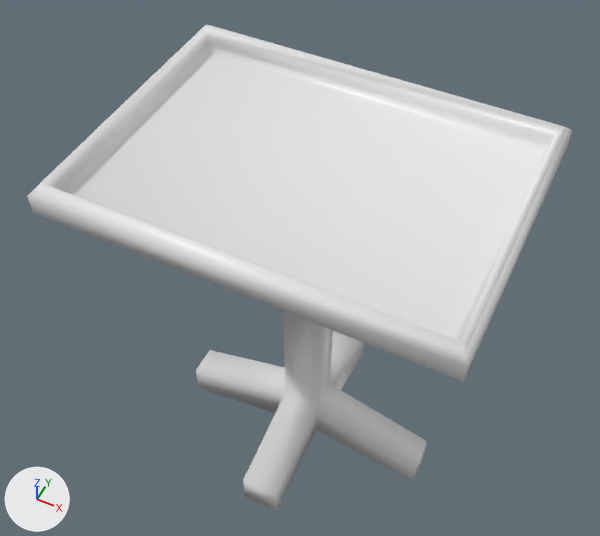
A saved change to the Blender file Assets/Models/Tray.blend.
Rendered twice from a 50 mm lens placed at (2.25, -4.7, 4.65), pointed at (-0.23, 0.26, -1.56). Every picture has the same lights, and +X, +Y and +Z are marked at lower left.
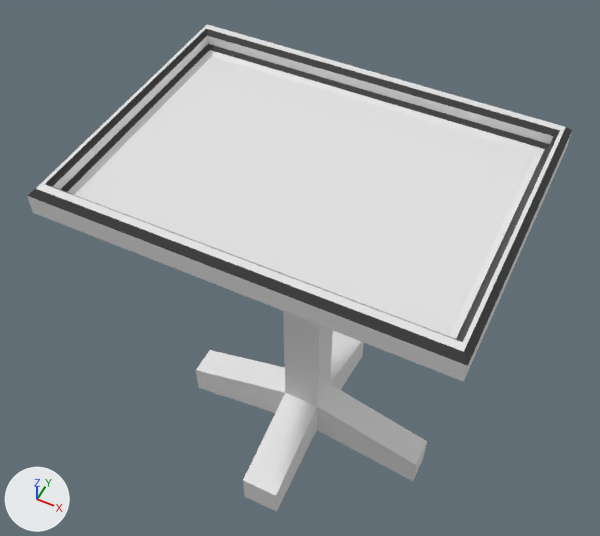
Location of each change, [x1, y1, x2, y2] in pixels of the pictures (600 x 536 px):
part 1 of me_cube, built on
    both: [36, 24, 566, 352]
part 2 of me_cube, shading changed
    both: [27, 36, 572, 512]
part 3 of me_cube, recoloured (white to black)
    both: [27, 127, 572, 366]

Diff of the bpy script that builds the scene:
```diff
--- a/Assets/Models/Tray.blend.py
+++ b/Assets/Models/Tray.blend.py
@@ mat_metal @@
+mat_metal = principled_material('Metal')
+mat_metal.base_color = (0.8, 0.8, 0.8)  # white #e7e7e7
@@ mat_highlight @@
+mat_highlight = principled_material('Highlight')
+mat_highlight.base_color = (0.0352, 0.0352, 0.0352)  # black #353535
+mat_highlight.roughness = 0.4
@@ me_cube @@
 # used by ob_cube; location = (0.0, 0.0, 0.0)
-me_cube.from_pydata(...)  # 64 vertices, 62 faces; spans x -1.82..1.82, y -1.37..1.37, z -3.91..0.2
+me_cube.from_pydata(...)  # 68 vertices, 66 faces; spans x -1.82..1.82, y -1.37..1.37, z -3.91..0.18
+# me_cube part 1
+# 4 vertices are removed from x -1.64..1.64, y -1.14..1.14, z -0.01
+# 5 faces are deleted
+# 4 vertices move from x -1.76..1.76, y -1.26..1.26, z 0.2 to x -1.73..1.73, y -1.24..1.24, z 0.18
+# 8 vertices are added at x -1.66..1.66, y -1.16..1.16, z -0.01..0.01
+# 4 new faces join them, mat_highlight (black #353535)
+# 5 new faces join them, mat_metal (white #e7e7e7)
+# me_cube part 2: 57 kept faces spanning x -1.82..1.82, y -1.37..1.37, z -3.91..0.18 are now shaded flat
+# me_cube part 3: 14 faces spanning x -1.82..1.82, y -1.37..1.37, z -3.7..0.18 switch from mat_material (white #e7e7e7) to mat_highlight (black #353535)
+me_cube.materials.append(mat_metal)  # white #e7e7e7
```
